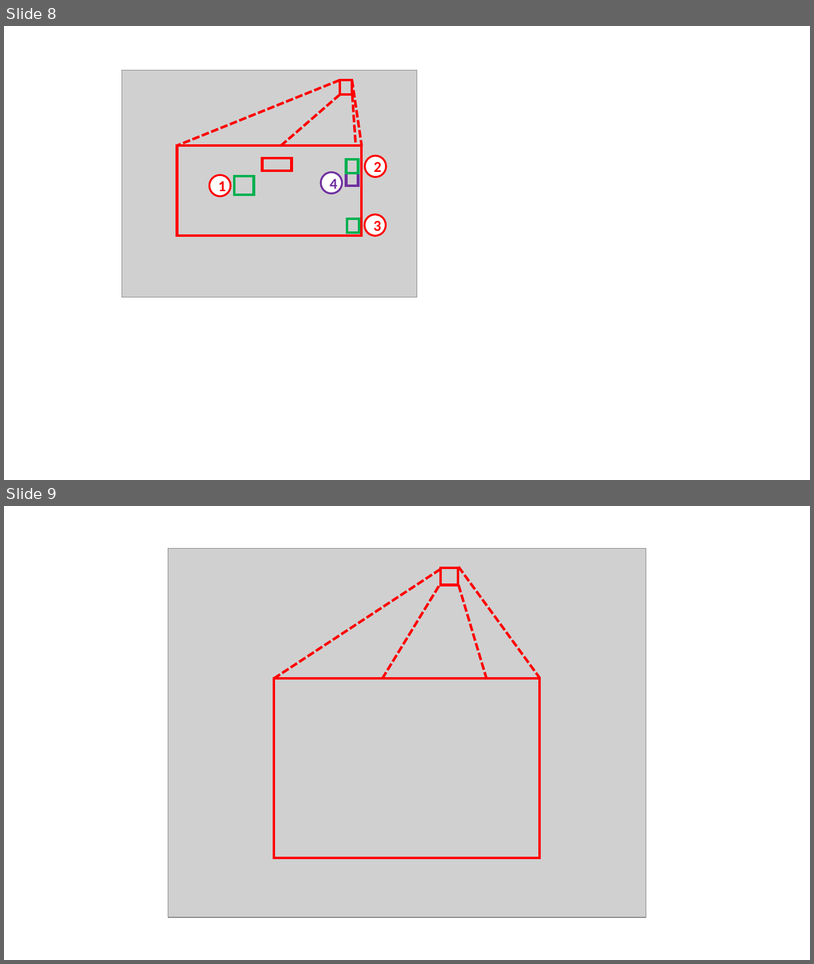
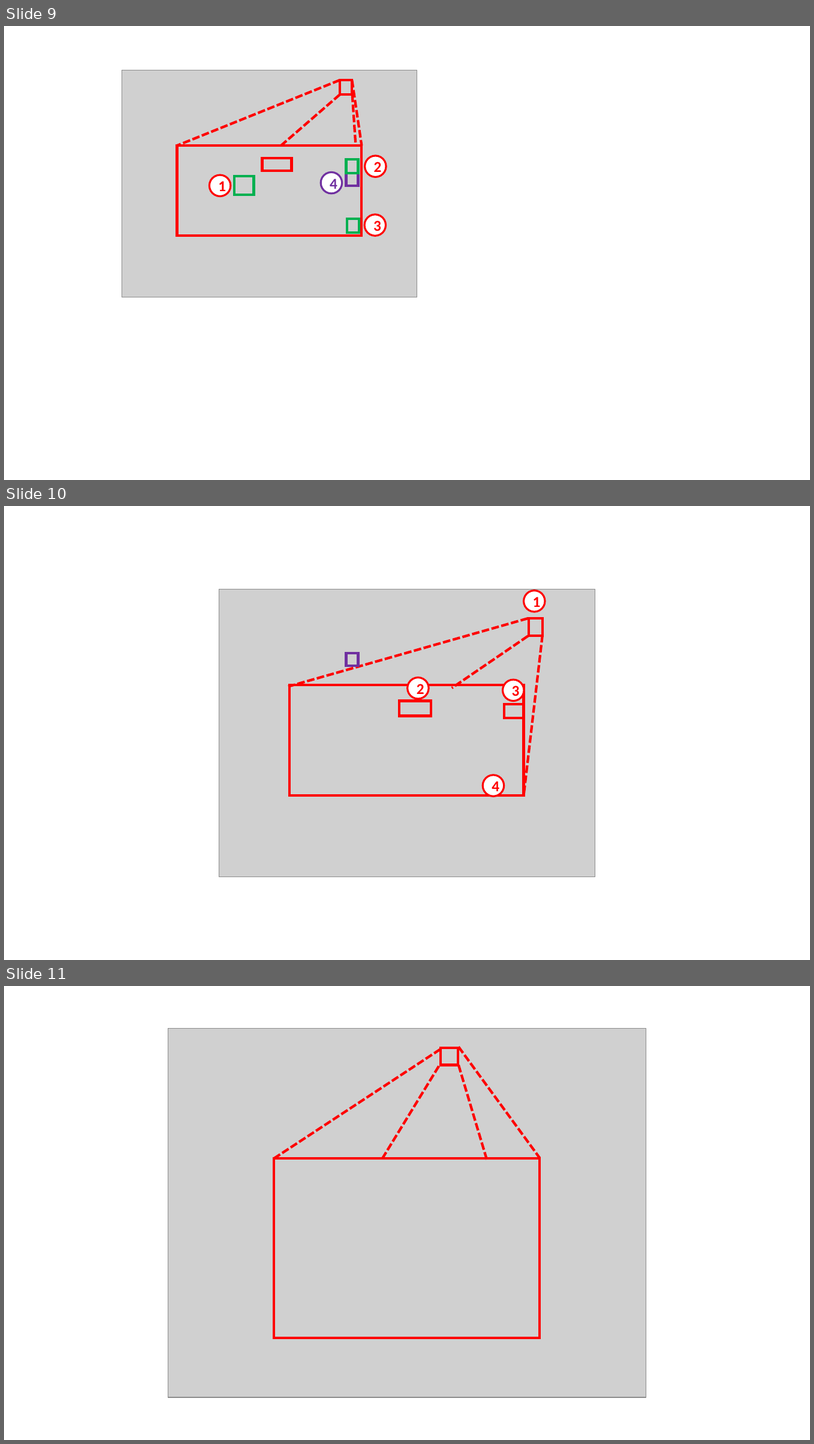
Before and after one commit to xpessoles/TP_Documents_PSI, a slide deck: 04_CoMAX/04_Comax_Documentation.pptx. Shown one above the other, each under a label of ours: slides 8 and 9 before the commit, slides 9, 10 and 11 after it. The pictures are 814x964 and 814x1444 pixels, drawn with LibreOffice and Linux fonts; fonts in the diff are those of the drawing; grey boxes stand for pictures. Boxes give left, top, right and bottom in pixels: in the first picture for what was removed or moved away, otherwise in the second. Text is boxed around its words. In the diff, an @@ line names an element or a change of style, - is before the commit and + after.

```diff
--- a/04_CoMAX/04_Comax_Documentation.pptx
+++ b/04_CoMAX/04_Comax_Documentation.pptx
@@ slide 10 added at (x1=4, y1=506, x2=810, y2=960), background #FFFFFF @@
@@ picture added at (x1=219, y1=589, x2=596, y2=877) @@
@@ ellipse added at (x1=524, y1=591, x2=545, y2=612), fill #FFFFFF, outline #FF0000 2.25 pt, 18 pt, text #FF0000, bold @@
+1
@@ line added from (528, 619) to (288, 686), #FF0000 3 pt dashed @@
@@ rectangle added at (x1=529, y1=619, x2=543, y2=636), outline #FF0000 3 pt @@
@@ line added from (528, 636) to (452, 688), #FF0000 3 pt dashed @@
@@ line added from (543, 635) to (524, 795), #FF0000 3 pt dashed @@
@@ rectangle added at (x1=347, y1=653, x2=359, y2=666), outline #7030A0 3 pt @@
@@ rectangle added at (x1=290, y1=685, x2=524, y2=796), outline #FF0000 3 pt @@
@@ ellipse added at (x1=408, y1=677, x2=429, y2=699), fill #FFFFFF, outline #FF0000 2.25 pt, 18 pt, text #FF0000, bold @@
+2
@@ ellipse added at (x1=503, y1=679, x2=524, y2=701), fill #FFFFFF, outline #FF0000 2.25 pt, 18 pt, text #FF0000, bold @@
+3
@@ rectangle added at (x1=399, y1=701, x2=431, y2=716), outline #FF0000 3 pt @@
@@ rectangle added at (x1=504, y1=705, x2=524, y2=718), outline #FF0000 3 pt @@
@@ ellipse added at (x1=483, y1=775, x2=504, y2=796), fill #FFFFFF, outline #FF0000 2.25 pt, 18 pt, text #FF0000, bold @@
+4
@@ what was slide 8 is now slide 9 @@
@@ what was slide 9 is now slide 11 @@
```
Also in this commit, not shown: 1 other slide added.
